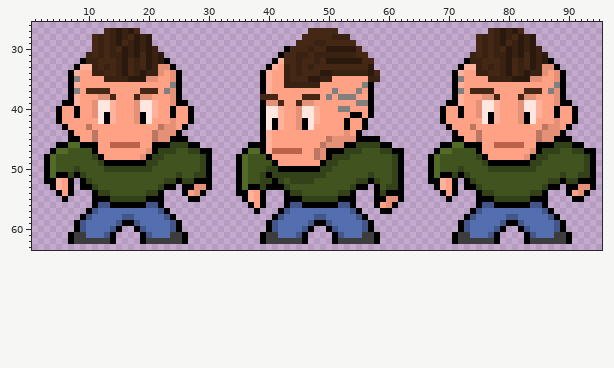
A sprite sheet gets an edit: olbaid-mortel-7720/Images/Entities/Player/Spritesheets/charakter-standing-down.png. The picture above was drawn from the file before the commit.
The file is 96x64 pixels. Colours within 5 levels of each other are drawn and written as one. Shown: x 1..95, y 26..63.
The same view after the edit:
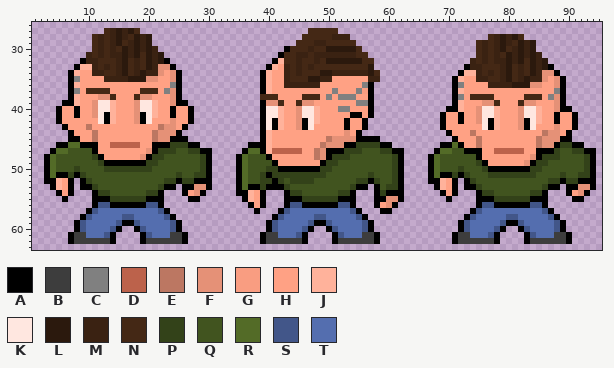
Palette (. is transparent): A #000000  B #3d3d3d  C #808080  D #bc624b  E #bc7762  F #e59177  G #f99d81  H #ffa184  J #ffb29b  K #ffe7e0  L #2b190d  M #3a2212  N #442815  P #334219  Q #41541f  R #536b27  S #425689  T #546eaf
Commit: #81 Better standing animations
Diff:
Changed rows in their new state; - is an unchanged pixel.
first column x 69:
27 --------......---------
28 ------..----LN..-------
29 -----------MN----------
30 ----------LN----.------
31 -----.----N---M--.-----
32 ----.-NM-M--ML----.----
33 ---.AM--N--------LA.---
34 --.AJJ-NM-----NL--FA.--
35 ---J--MMNN-LNM-MMF-----
36 ---C----MMMMLLLFF--F---
37 ---J-HHHH-----HHH-HC---
38 ---C-NNNNH---HNNN-C----
39 -.----HFFN---NFFH----.-
40 .AAJ---------------FAA.
41 --------K-----K--------
42 ---A--F---------J--A---
43 AH---H-KAJ---FAK-HH--HA
44 -AH--EH---------HE--HA-
45 ---H---------------F---
46 ---AHHE--HHHHH--EFFA---
47 ----AA---DDDDD-H-AA----
48 ------AH------HFA-PP---
49 ------PAHHHHHHFA-P-----
50 -------PAAAAAAA-P------
51 --------PPPPPPPP-------
